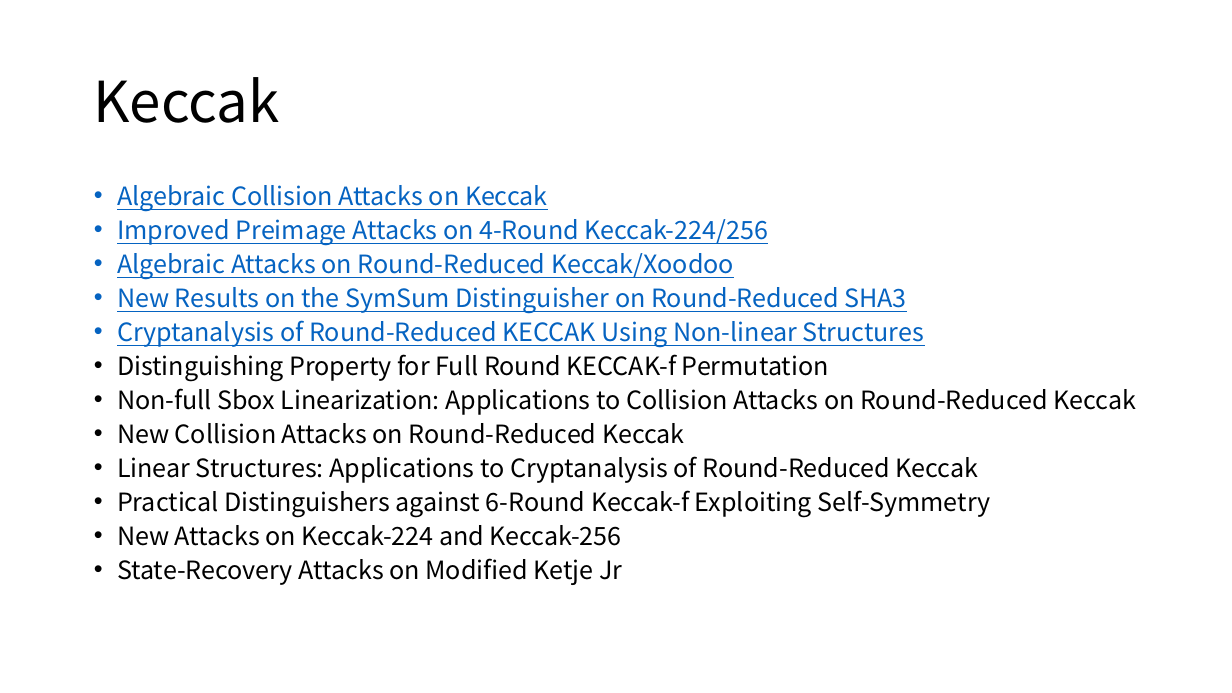
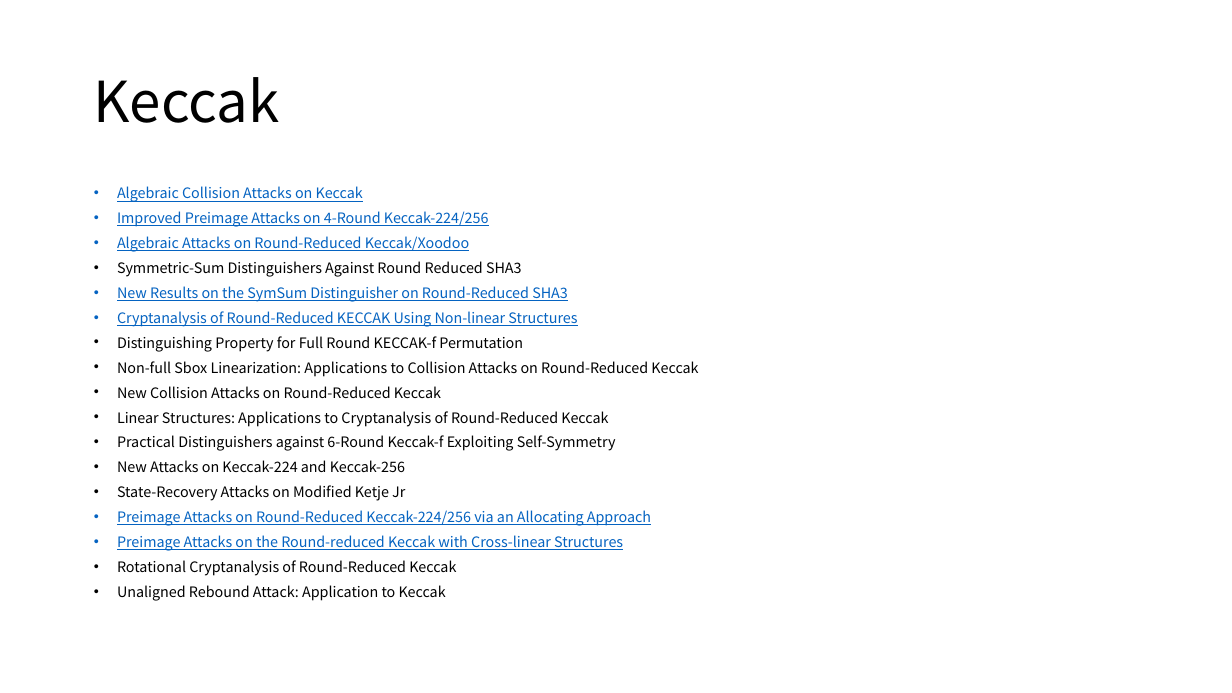
Before and after one commit to dtykira/LWC_finalists, a slide deck: slide 36 of round3.pptx (slide 39 before the commit). Drawn at 1232x693 pixels with LibreOffice and Linux fonts; fonts in the diff are those of the drawing. Boxes give left, top, right and bottom in pixels: in the first picture for what was removed or moved away, otherwise in the second. Text is boxed around its words. In the diff, an @@ line names an element or a change of style, - is before the commit and + after.

```diff
--- a/round3.pptx
+++ b/round3.pptx
@@ text at box(117, 186, 698, 501): size 19.6 to 11.2 pt in "Algebraic Collision Attacks on Keccak", "Improved Preimage Attacks on 4-Round Keccak-224/256", "Algebraic Attacks on Round-Reduced Keccak/Xoodoo", "New Results on the SymSum Distinguisher on ..." and 8 more places @@
@@ text at box(117, 261, 522, 277): paragraph added @@
+• Symmetric-Sum Distinguishers Against Round Reduced SHA3
@@ text at box(117, 510, 651, 601): paragraphs added @@
+• Preimage Attacks on Round-Reduced Keccak-224/256 via an Allocating Approach
+• Preimage Attacks on the Round-reduced Keccak with Cross-linear Structures
+• Rotational Cryptanalysis of Round-Reduced Keccak
+• Unaligned Rebound Attack: Application to Keccak
```
Also in this commit, not shown: 24 other slides changed, 6 slides added, 10 slides removed, 3 other files.
